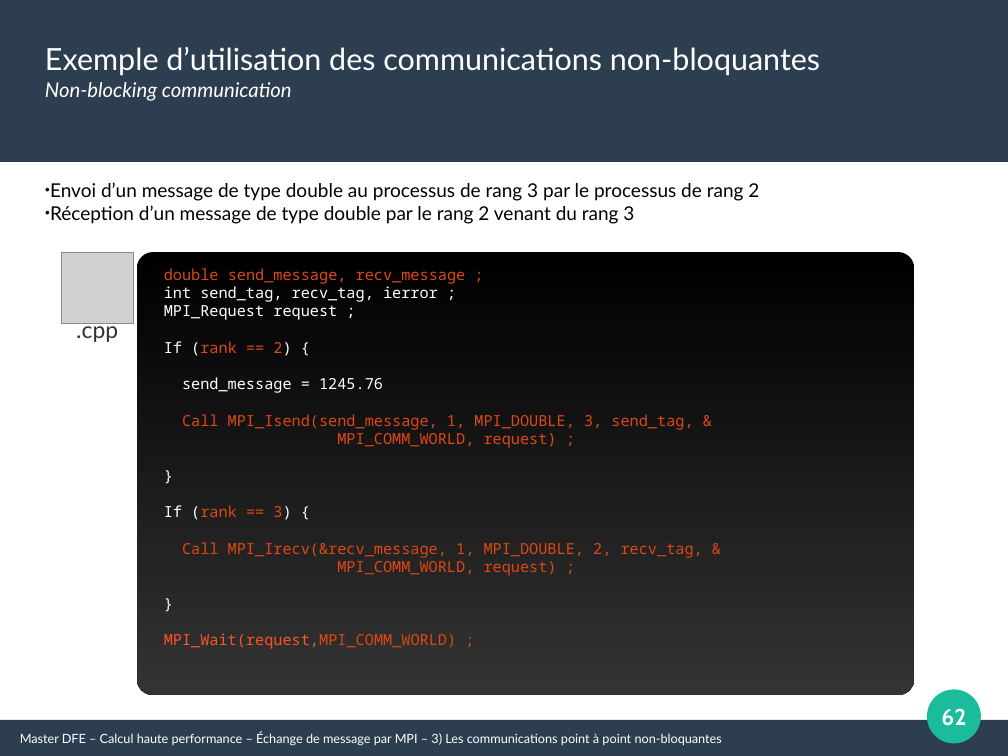
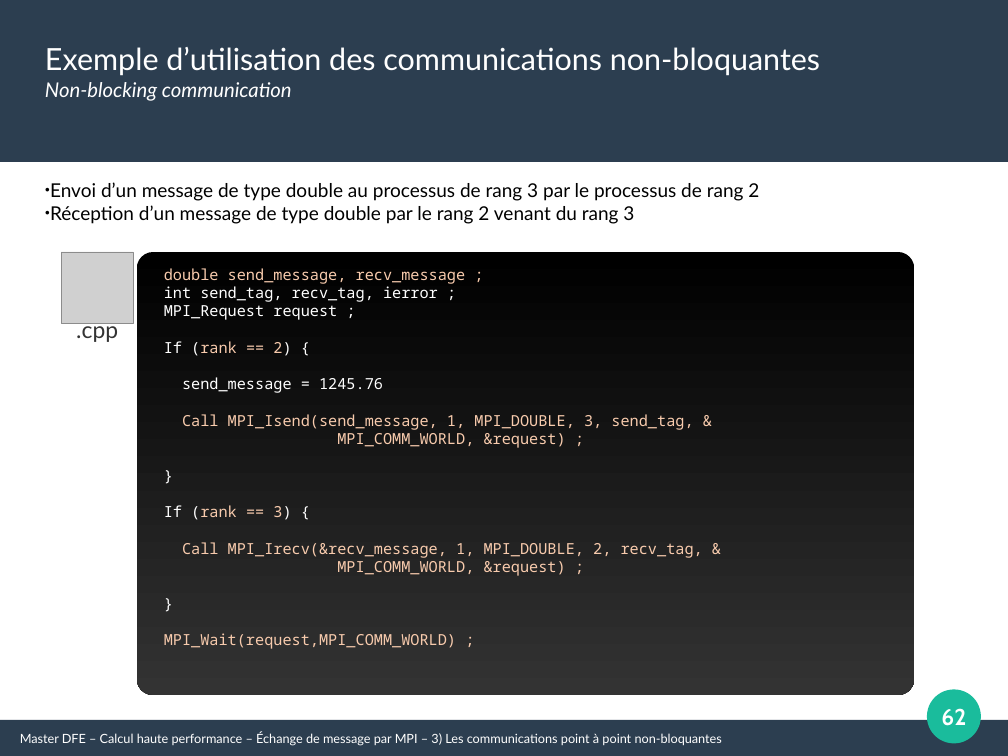
Before and after one commit to Maison-de-la-Simulation/HPC-DFE-Paris-Saclay, a slide deck: slide 62 of support/MPI.pptx. Drawn at 1008x756 pixels with LibreOffice and Linux fonts; fonts in the diff are those of the drawing; grey boxes stand for pictures. Boxes give left, top, right and bottom in pixels: in the first picture for what was removed or moved away, otherwise in the second. Text is boxed around its words. In the diff, an @@ line names an element or a change of style, - is before the commit and + after.

```diff
--- a/support/MPI.pptx
+++ b/support/MPI.pptx
@@ text at [164, 268, 703, 649]: text colour #DD4814 to #F8CBAD in "double send_message, recv_message ;", "(rank == 2)", "Call MPI_Isend(send_message, 1, MPI_DOUBLE, 3, send_tag, &", "(rank == 3)" and 2 more places; text colour #FF5429 to #F8CBAD in "MPI_Wait(request,MPI_COMM_WORLD)" @@
@@ text at [337, 433, 566, 448]: text changed; text colour #DD4814 to #F8CBAD @@
-MPI_COMM_WORLD, request) ;
+MPI_COMM_WORLD, &request) ;
@@ text at [337, 561, 566, 576]: text changed; text colour #DD4814 to #F8CBAD @@
-MPI_COMM_WORLD, request) ;
+MPI_COMM_WORLD, &request) ;
```
Also in this commit, not shown: 7 other slides changed, 10 other files.
